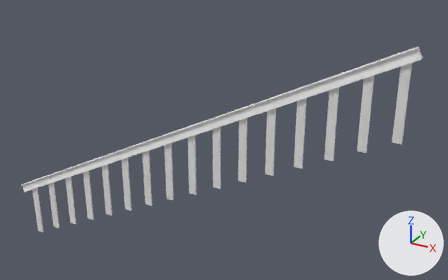
Renders of the Blender file Assets/3Dmodels/House/BuildingBlocks/StaircaseInside.blend from each side of a commit.
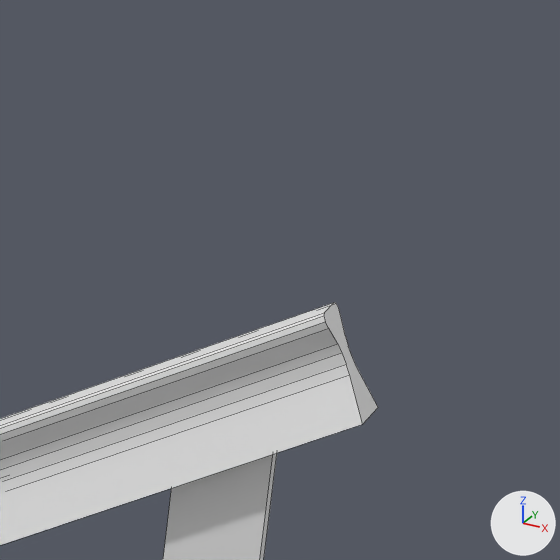
Each version is shown whole from a camera (50 mm lens) standing at (18.55, -16.84, 13.4) and looking at (8.71, 1.04, 4.45), then close up on the part from 85% to 99% of the width and 5% to 26% of the height. Lighting does not change. The marker at lower right points along +X, +Y and +Z. The close-ups show mesh edges as thin lines.

The first close-up shows 'A', 'Cube.015'.
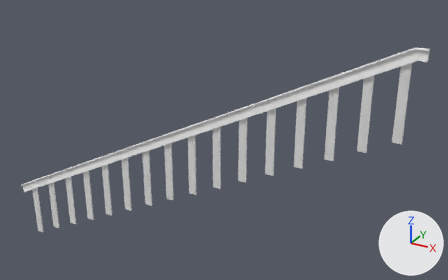
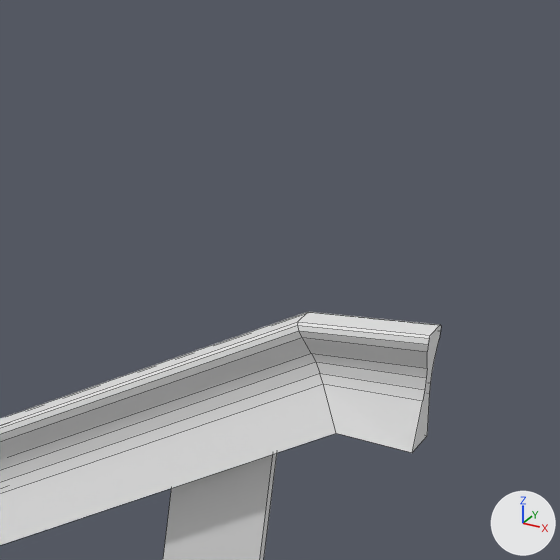
Location of each change, (x1, y1, x2, y2) in pixels of the close-ups (560 x 560 px):
```json
{"object": "A", "change": "reshaped", "before": [0, 302, 378, 545], "after": [0, 312, 441, 545]}
```

Scene script edits in JSON lines:
```json
{"block": "me_cube_016", "where": "# used by ob_a; location = (7.329, -0.012, 4.714); rotation_euler = (0.0, -0.475, 0.0), in degrees (0, -27, 0); scale = (8.99, 0.0996, 0.17)"}
{"op": "remove", "block": "me_cube_016", "code": "me_cube_016.from_pydata(...)  # 36 vertices, 20 faces; spans x -1.0..1.0, y -1.0..1.0, z -1.0..1.0"}
{"op": "add", "block": "me_cube_016", "code": "me_cube_016.from_pydata(...)  # 54 vertices, 38 faces; spans x -1.0..1.03, y -1.0..1.0, z -1.73..1.0"}
{"block": "me_cube_016", "change": "me_cube_016 part 1"}
{"block": "me_cube_016", "change": "1 face is deleted"}
{"block": "me_cube_016", "change": "18 vertices in x 1.0, y -1.0..1.0, z -1.0..1.0 move by (-0.01, 0.0, 0.0)"}
{"block": "me_cube_016", "change": "18 vertices are added at x 1.01..1.03, y -1.0..1.0, z -1.73..0.04"}
{"block": "me_cube_016", "change": "19 new faces join them"}
```
